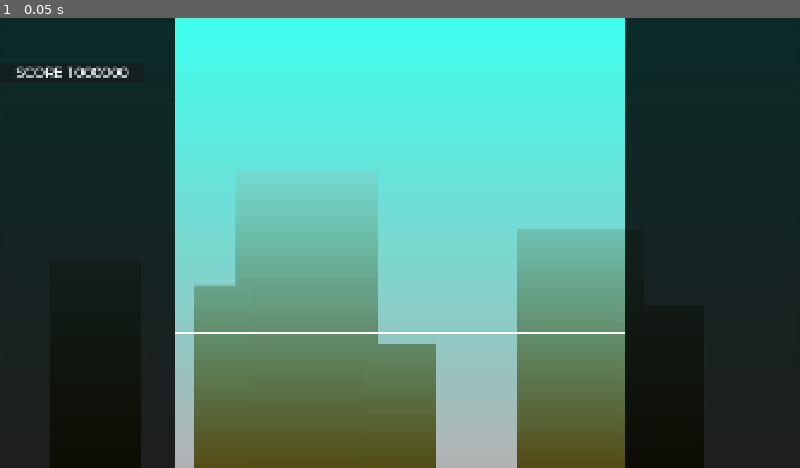
Above: before the commit, frame 1.
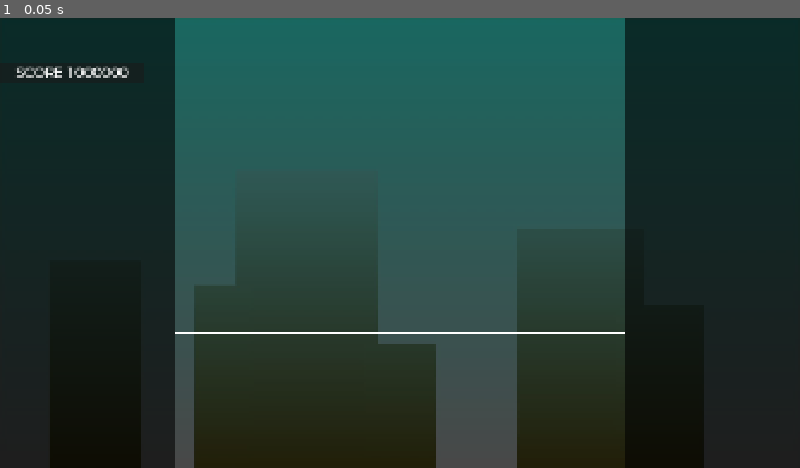
Above: after the commit, the same moment.

Repository: junu192857/Vexatonic-dash-2
Game: Godot game, scene res://Scenes/RhythmScene.tscn
The game is run twice, just before and just after one commit, with the same random seed, the same clock (stepped at 60 frames per second) and the same inputs. This scene is started directly instead of the project's main scene. Sound files missing from this copy of the repository are replaced by a short silence.
Inputs:
- Up to frame 1 (0.05 s): no input

The runs differ from the first frame. In frame 1, 56% of the frame differs, in the area x 21-79%, y 0-100%.

Commit message:
Rotate 각도 편하게 조정 외 다수
배경 어둡게 변경, Melodiniq Vex 채보 조금더 만듦

Diff:
--- a/vexatonic-dash-2/Scenes/RhythmScene.tscn
+++ b/vexatonic-dash-2/Scenes/RhythmScene.tscn
@@ -75,6 +75,7 @@
 layer = -1
 
 [node name="TextureRect" type="TextureRect" parent="BackgroundLayer" unique_id=1867714129]
+modulate = Color(0.4045111, 0.40451115, 0.4045111, 1)
 anchors_preset = 15
 anchor_right = 1.0
 anchor_bottom = 1.0
--- a/vexatonic-dash-2/Scripts/Editor/EditorTrigger.gd
+++ b/vexatonic-dash-2/Scripts/Editor/EditorTrigger.gd
@@ -35,7 +35,12 @@
 				Vector2(0, 0),
 				Vector2(PositionCalculator.get_posx_from_time(t), c)
 				])
-			Trigger.TYPE.MoveX, Trigger.TYPE.Zoom, Trigger.TYPE.Rotate:
+			Trigger.TYPE.Rotate:
+				length_line.points = PackedVector2Array([
+				Vector2(0, 0),
+				Vector2(PositionCalculator.get_posx_from_time(t), PositionCalculator.get_posx_from_time(t) * tan(deg_to_rad(c)))
+				])
+			Trigger.TYPE.MoveX, Trigger.TYPE.Zoom:
 				length_line.points = PackedVector2Array([
 				Vector2(0, 0),
 				Vector2(PositionCalculator.get_posx_from_time(t), 0)
@@ -45,12 +50,12 @@
 
 func show_line_preview(end_global_point: Vector2):
 	match(type):
-		Trigger.TYPE.Move:
+		Trigger.TYPE.Move, Trigger.TYPE.Rotate:
 			length_line.points = PackedVector2Array([
 				Vector2(0,0),
 				end_global_point - node.position
 			])
-		Trigger.TYPE.Zoom, Trigger.TYPE.MoveX, Trigger.TYPE.Rotate:
+		Trigger.TYPE.Zoom, Trigger.TYPE.MoveX:
 			length_line.points = PackedVector2Array([
 				Vector2(0,0),
 				Vector2.RIGHT * (end_global_point.x - node.position.x)
@@ -64,6 +69,9 @@
 		Trigger.TYPE.Move:
 			c = length_line.points[1].y
 			t = PositionCalculator.get_time_from_posx(length_line.points[1].x)
+		Trigger.TYPE.Rotate:
+			c = rad_to_deg(atan(length_line.points[1].y/length_line.points[1].x if length_line.points[1].x > Setting.EPSILON else 0.0))
+			t = PositionCalculator.get_time_from_posx(length_line.points[1].x)
 		Trigger.TYPE.Zoom, Trigger.TYPE.MoveX, Trigger.TYPE.Rotate:
 			t = PositionCalculator.get_time_from_posx(length_line.points[1].x)
 		_:
Not shown, changed: vexatonic-dash-2/Charts/Melodiniq/Vex.txt
